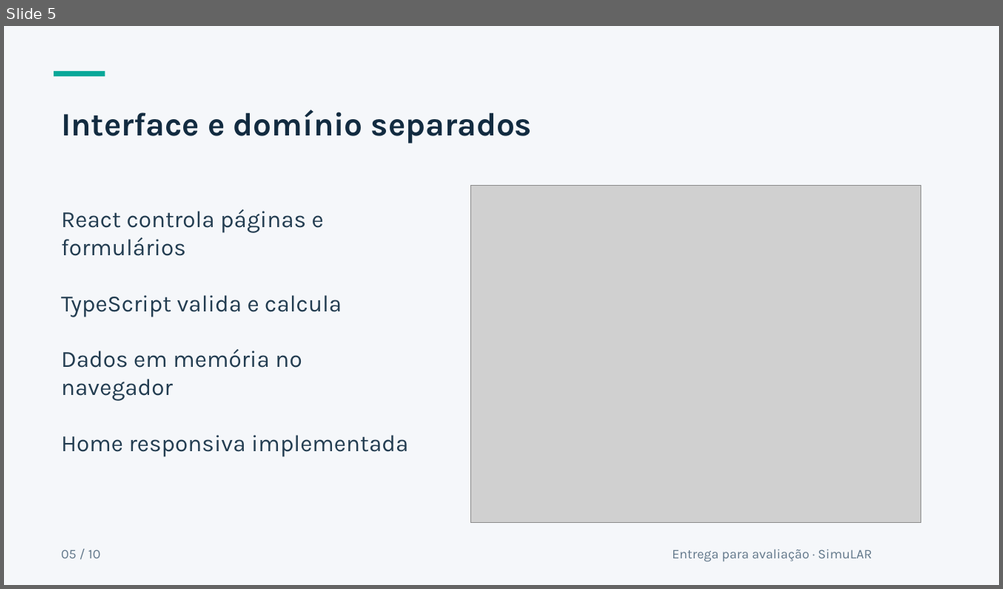
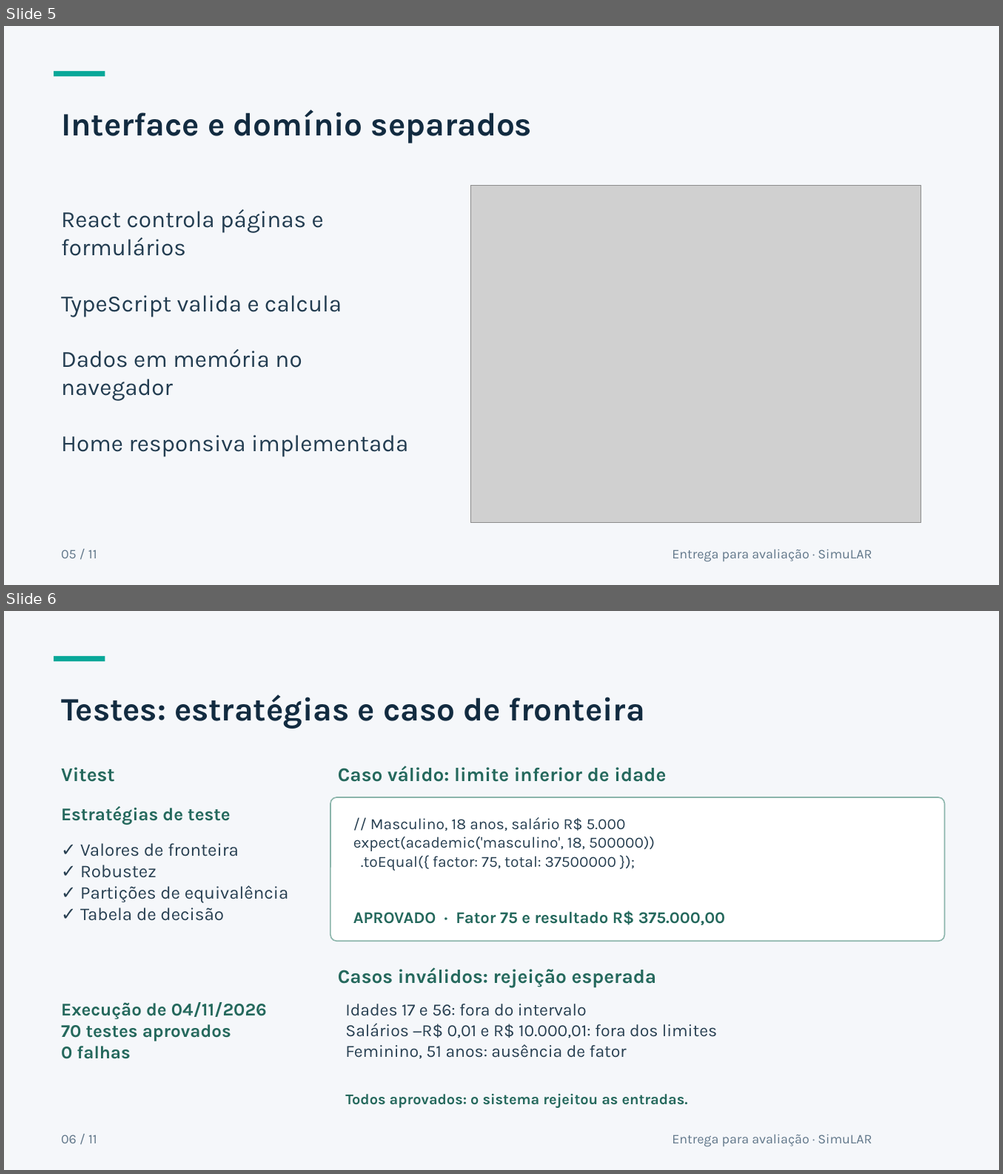
Before and after one commit to eber-ops/SimuLAR, a slide deck: apresentacao/simular-apresentacao-final.pptx. Shown one above the other, each under a label of ours: slide 5 before the commit, slides 5 and 6 after it. The pictures are 1003x589 and 1003x1174 pixels, drawn with LibreOffice and Linux fonts; fonts in the diff are those of the drawing; grey boxes stand for pictures. Boxes give left, top, right and bottom in pixels: in the first picture for what was removed or moved away, otherwise in the second. Text is boxed around its words. In the diff, an @@ line names an element or a change of style, - is before the commit and + after.

Commit message:
docs: apresentar casos Vitest com entradas resultados e status

```diff
--- a/apresentacao/simular-apresentacao-final.pptx
+++ b/apresentacao/simular-apresentacao-final.pptx
@@ slide 6 added at [4,611,999,1170], background #F5F7FA @@
@@ rectangle added at [54,655,105,661], fill #08A899 @@
@@ text added at [61,695,645,729], 31.5 pt, text #122B40, bold @@
+Testes: estratégias e caso de fronteira
@@ text added at [338,766,666,782], 18.8 pt, text #24685C, bold @@
+Caso válido: limite inferior de idade
@@ text added at [61,767,115,782], 18.8 pt, text #24685C, bold @@
+Vitest
@@ text added at [61,806,230,825], 17.2 pt, text #24685C, bold @@
+Estratégias de teste
@@ rounded rectangle added at [331,797,945,942], fill #FFFFFF, outline #8BB5AB 1.13 pt @@
@@ text added at [353,817,654,871], 15 pt, text #263E50 @@
+// Masculino, 18 anos, salário R$ 5.000
+expect(academic('masculino', 18, 500000))
+.toEqual({ factor: 75, total: 37500000 });
@@ text added at [80,843,289,921], 17.2 pt, text #263E50 @@
+✓ Valores de fronteira
+✓ Robustez
+✓ Partições de equivalência
+✓ Tabela de decisão
@@ text added at [353,911,725,925], 15.8 pt, text #24685C, bold @@
+APROVADO · Fator 75 e resultado R$ 375.000,00
@@ text added at [338,968,657,988], 18.8 pt, text #24685C, bold @@
+Casos inválidos: rejeição esperada
@@ text added at [61,1002,267,1059], 17.2 pt, text #24685C, bold @@
+Execução de 04/11/2026
+70 testes aprovados
+0 falhas
@@ text added at [345,1004,717,1059], 16.5 pt, text #263E50 @@
+Idades 17 e 56: fora do intervalo
+Salários −R$ 0,01 e R$ 10.000,01: fora dos limites
+Feminino, 51 anos: ausência de fator
@@ text added at [345,1094,688,1108], 14.2 pt, text #24685C, bold @@
+Todos aprovados: o sistema rejeitou as entradas.
@@ text added at [61,1135,97,1144], 12.8 pt, text #607689 @@
+06 / 11
@@ text added at [671,1135,871,1147], 12.8 pt, text #607689 @@
+Entrega para avaliação · SimuLAR
@@ slide 5 changed as well @@
@@ text at [61,550,97,559]: text changed @@
-05 / 10
+05 / 11
```
Also in this commit, not shown: 8 other slides changed, 1 other slide added, 1 slide removed, 2 other files.
